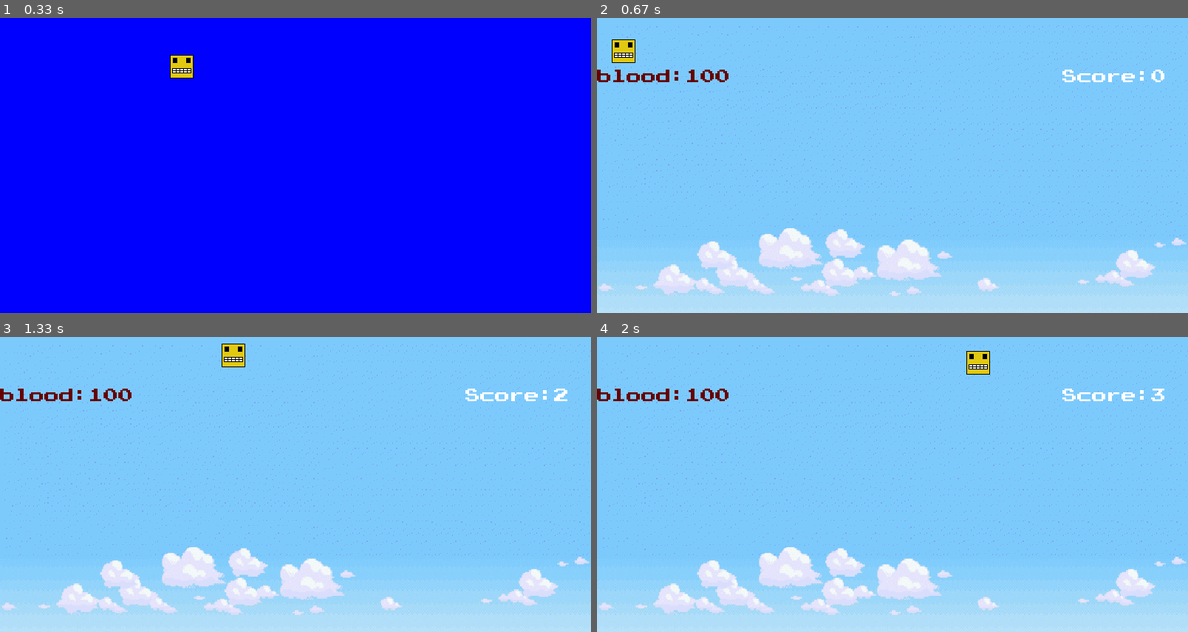
Above: before the commit, frames 1-4 (two rows, left to right).
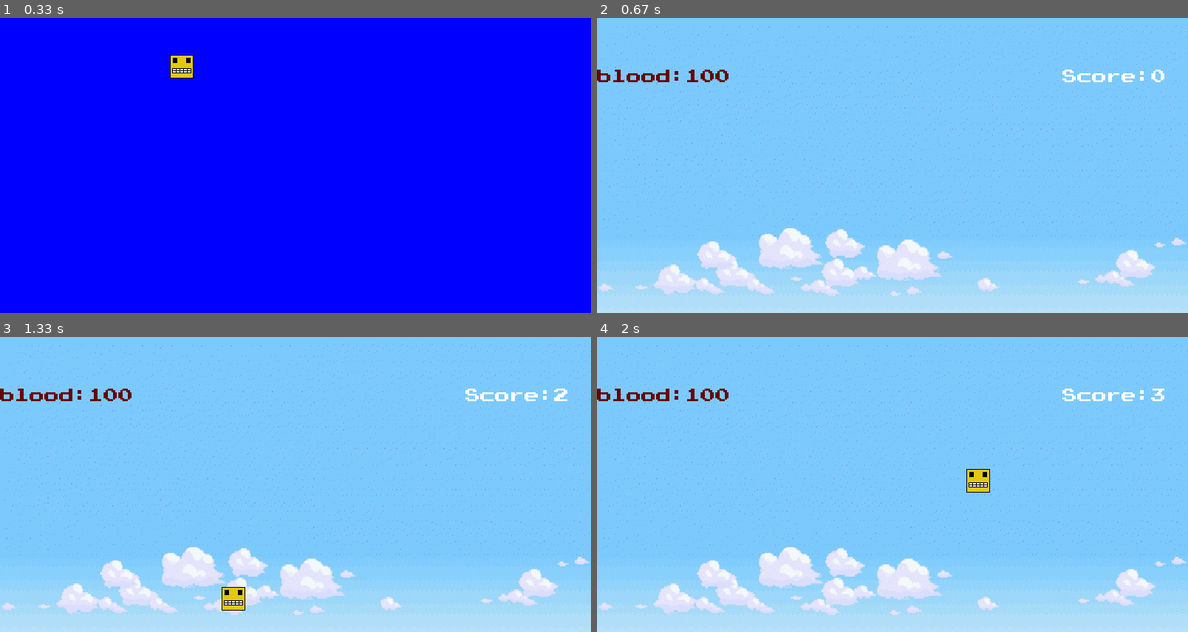
Above: after the commit, the same moments.

Repository: i-kratko/pygame-tues-fest
Game: pygame game, started from Code/main.py
Two runs of this game, one before a commit and one after it. Both use one fixed random seed, a clock stepped at 60 frames per second and the inputs below.
Inputs (mouse positions are in pixels of both pictures, inside the frame that each line leads up to):
- Up to frame 1 (0.33 s): no input
- Up to frame 2 (0.67 s): click (780, 65) at 0.38 s
- Up to frame 3 (1.33 s): hold D 0.67-1.13 s; move the mouse to (295, 502) at 0.7 s; hold W from 1.17 s (still down)
- Up to frame 4 (2 s): release W at 1.63 s; hold D from 1.67 s (still down)

Frame 1 is identical in both runs. In frame 2, 0.3% of the frame differs, in the area x 2-7%, y 7-16%; in frame 3, 0.6%; in frame 4, 0.6%, in the area x 62-67%, y 4-53%.

Commit message:
Update main.py

Diff:
--- a/Code/main.py
+++ b/Code/main.py
@@ -76,7 +76,7 @@
         bgScaled = pygame.transform.scale(background, (800, 600))
 
         #creating the player
-        player = Player(10, 10, const.playerSpritePath, 100)
+        player = Player(10, 400, const.playerSpritePath, 100)
         playerGroup = pygame.sprite.Group()
         playerGroup.add(player)
         #score
